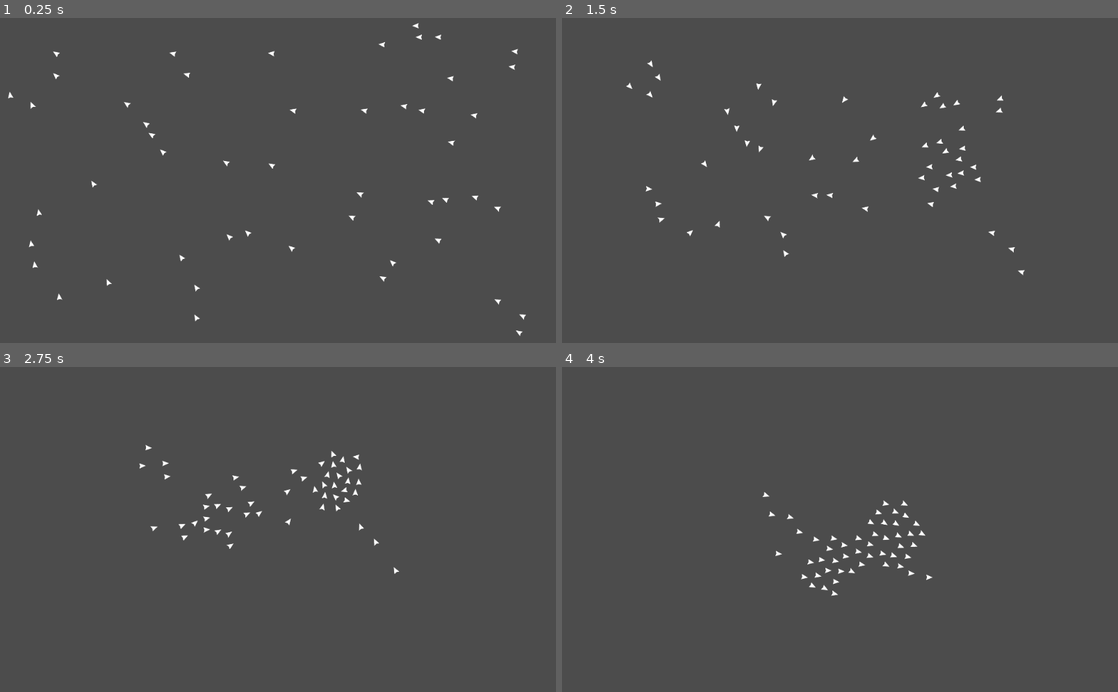
Above: before the commit, frames 1-4 (two rows, left to right).
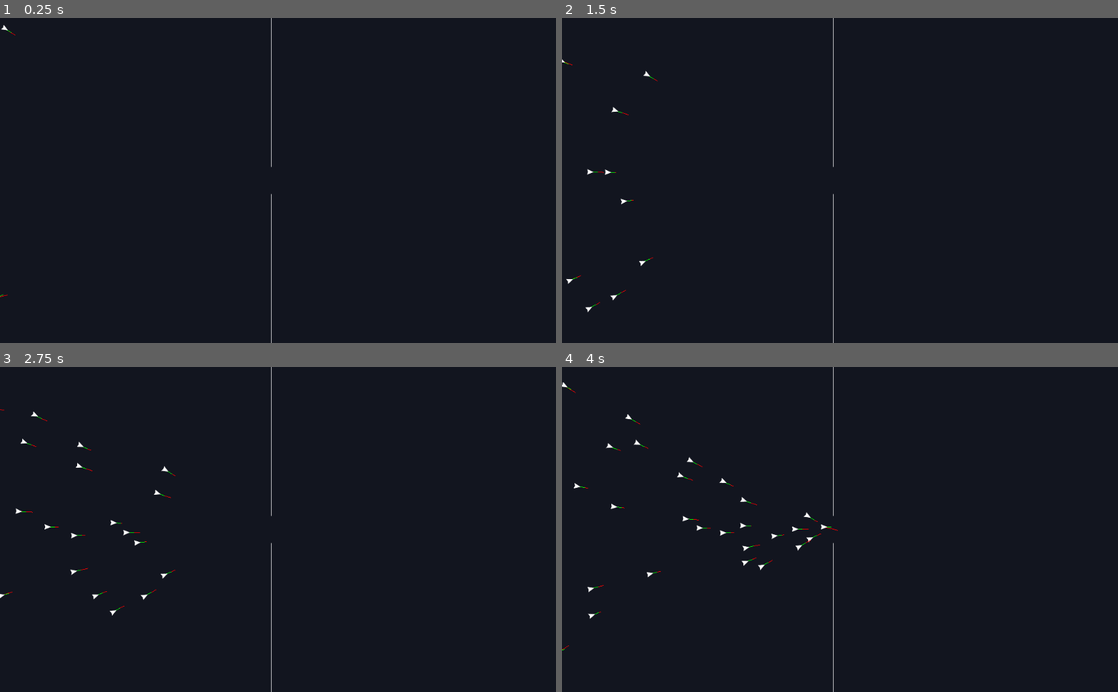
Above: after the commit, the same moments.

Repository: huumpf/steer
Game: Godot game, scene res://world.tscn
The game is run twice, just before and just after one commit, with the same random seed, the same clock (stepped at 60 frames per second) and the same inputs.
Inputs (mouse positions are in pixels of both pictures, inside the frame that each line leads up to):
- Up to frame 1 (0.25 s): no input
- Up to frame 2 (1.5 s): move the mouse to (962, 164) at 0.52 s; move the mouse to (728, 196) at 1.27 s
- Up to frame 3 (2.75 s): move the mouse to (333, 458) at 2.02 s
- Up to frame 4 (4 s): move the mouse to (812, 594) at 2.77 s; move the mouse to (1006, 578) at 3.52 s

The runs differ from the first frame. In frame 1, 100% of the frame differs, in the area x 0-100%, y 0-100%; in frame 2, 100%; in frame 3, 100%; in frame 4, 100%.

Commit message:
Working collision avoidance for walls

Diff:
--- a/Sense.gd
+++ /dev/null
@@ -1,36 +0,0 @@
-# SENSOR MANAGER
-# These are functions to make a ship sense it's own environment
-
-extends Node
-
-# GET NODES
-onready var host = get_parent()
-onready var world = get_node('../../../world')
-
-# CONFIG
-export var SENSE_FUTURE_T = 5 # Multiplier for velocity to get own future position in T steps
-
-##################################################
-# SENSORS
-
-# Returns own posision in T steps as Vector2
-func futurePos():
-	var futurePos = host.position + (host.velocity * SENSE_FUTURE_T)
-	return futurePos
-
-# Returns all other ships as array
-func otherShips():
-	var ships = []
-	var allShips = world.ships
-	for s in allShips:
-		if s.id != host.id:
-			ships.append(s)
-	return ships
-
-# Returns ships where a collision would happen in T steps as array
-func shipCollisions(_otherShips :Array):
-	var collisions = []
-	for s in host.otherShips:
-		if host.futurePos.distance_to(s.futurePos) <= s.r:
-			collisions.append(s)
-	return collisions
--- a/project.godot
+++ b/project.godot
@@ -21,4 +21,5 @@
 
 [rendering]
 
+environment/default_clear_color=Color( 0.0745098, 0.0862745, 0.12549, 1 )
 environment/default_environment="res://default_env.tres"
--- a/ship.gd
+++ b/scripts/ship.gd
@@ -1,9 +1,10 @@
 extends Node2D
 
 # GET NODES
-onready var sprite = get_node("Sprite") # Plane sprite
 onready var steer = get_node("Steer") # Scripts for steering behaviors
 onready var sense = get_node("Sense") # Scripts for sensing own surrounding
+onready var plan = get_node("Plan") # Scripts for making plans on what to do
+onready var data = get_node("Data") # Data storage
 
 # CONFIG
 export var MAX_DEFAULT_VELOCITY = 1 # Length on each axis
@@ -15,22 +16,18 @@
 
 # MOVEMENT
 var velocity = Vector2() # Ship's current velocity
-var steerForce = Vector2()
 var maxSpeed # Maximum length of velocity vector
 
 # SENSORS AND DETECTION
-var r # Ship's radius for collisions detection
-var futurePos = Vector2()
-var otherShips = []
-var shipCollisions = []
+var r # Ship's radius for collision-detection
+var futurePos = Vector2() # Ships future position
+var shipCollisions = [] # Ship-collisions, given futurePos
+var wallCollisions = [] # Wall-collisions, given futurePos
 
 ##################################################
 # INIT
 
 func _ready():
-	# Init position
-	position.x = randf() * get_viewport().size.x
-	position.y = randf() * get_viewport().size.y
 	# Init velocity
 	velocity.x = (randf() * (MAX_DEFAULT_VELOCITY * 2)) - MAX_DEFAULT_VELOCITY
 	velocity.y = (randf() * (MAX_DEFAULT_VELOCITY * 2)) - MAX_DEFAULT_VELOCITY
@@ -40,9 +37,9 @@
 	r = BODY_RADIUS
 
 func _draw():
-	pass
-#    draw_line(Vector2(0,0), velocity * 10, Color(255, 0, 0), 1)
-#    draw_line(Vector2(0,0), steerForce * 10, Color(0, 255, 0), 1)
+#	pass
+    draw_line(Vector2(0,0), velocity * 10, Color(255, 0, 0), 1)
+    draw_line(Vector2(0,0), data.steerForce * 30, Color(0, 255, 0), 1)
 
 ##################################################
 # PROCESS
@@ -51,21 +48,22 @@
 
 	# Sense
 	futurePos = sense.futurePos()
-	otherShips = sense.otherShips()
-	shipCollisions = sense.shipCollisions(otherShips)
+	shipCollisions = sense.shipCollisions()
+	wallCollisions = sense.wallCollisions()
 
 	# Steer
 #	steer.wander()
-	steer.seek("mouse")
-#	if position.distance_to(get_viewport().get_mouse_position()) < 100:
-#		steer.flee("mouse")
+#	steer.seek("mouse")
+	steer.seek(plan.targets[0])
+#	steer.flee("mouse")
 	if shipCollisions.size() > 0:
 		steer.avoid(shipCollisions)
+	if wallCollisions.size() > 0:
+		steer.avoid(wallCollisions)
 	steer.update()
 
 	# Other
-	edge()
-	sprite.rotation = velocity.angle()
+#	edge()
 	# Reset
 	shipCollisions = []
 	update()
@@ -83,5 +81,6 @@
 	if position.y < 0:
 		position.y = get_viewport().size.y
 
-func test():
-	print("TEST ==> Ship id ", id)
+func terminate():
+	sense.world.ships.erase(self)
+	self.queue_free()
--- /dev/null
+++ b/scripts/ship_data.gd
@@ -0,0 +1,23 @@
+extends Node
+
+#onready var host = get_parent()
+
+#var MED_VELOCITY_FRAMES = 10 # No of Frames calculated into median velocity
+
+#var medianVelocity = Vector2()
+#var velocities = []
+var steerForce = Vector2()
+
+func _ready():
+	pass
+
+#func _process(delta):
+#	calcMedianVelocity()
+#
+#func calcMedianVelocity():
+#	velocities.insert(0, host.velocity)
+#	if velocities.size() > MED_VELOCITY_FRAMES:
+#		velocities.remove(MED_VELOCITY_FRAMES)
+#	medianVelocity = Vector2()
+#	for v in velocities:
+#		medianVelocity += v
--- /dev/null
+++ b/scripts/ship_plan.gd
@@ -0,0 +1,19 @@
+extends Node2D
+
+onready var host = get_parent()
+var targets = []
+
+func _ready():
+	pass
+
+func _process(delta):
+	checkIfTargetIsReached()
+	if targets.size() == 0:
+		host.terminate()
+		return
+
+func checkIfTargetIsReached():
+	var t1 = targets[0]
+	var dist = t1 - host.position
+	if dist.length() < host.r:
+		targets.erase(t1)
--- /dev/null
+++ b/scripts/ship_sense.gd
@@ -0,0 +1,48 @@
+# SENSOR MANAGER
+# These are functions to make a ship sense it's own environment
+
+extends Node
+
+# GET NODES
+onready var host = get_parent()
+onready var world = get_node('../../../world')
+
+# CONFIG
+export var SENSE_FUTURE_T = 5 # Multiplier for velocity to get own future position in T steps
+
+##################################################
+# SENSORS
+
+# Returns own posision in T steps as Vector2
+func futurePos():
+	var futurePos = host.position + (host.velocity * SENSE_FUTURE_T)
+	return futurePos
+
+# Returns ships where a collision would happen in T steps as array
+func shipCollisions():
+	var collisions = []
+	for s in world.ships:
+		if host.futurePos.distance_to(s.futurePos) <= s.r and s.id != host.id:
+			collisions.append(s.futurePos)
+	return collisions
+
+func wallCollisions():
+	var collisions = []
+	for w in world.walls:
+		var closest = getClosestPointToWall(w)
+		var dist_v = host.futurePos - closest
+		if (dist_v.length() < host.r):
+			collisions.append(closest)
+	return collisions
+
+func getClosestPointToWall(wall):
+	var pt_v = host.position - wall.a
+	var w_unit = wall.v.normalized()
+	var projLen = pt_v.dot(w_unit)
+	if (projLen< 0):
+		return wall.a
+	if (projLen > wall.v.length()):
+		return wall.b
+	var projVec = w_unit * projLen
+	var closest = projVec + wall.a
+	return closest
--- /dev/null
+++ b/scripts/ship_sprite.gd
@@ -0,0 +1,11 @@
+extends Sprite
+
+onready var host = get_parent()
+
+func _ready():
+	pass
+
+func _process(delta):
+#	rotation = host.data.medianVelocity.angle()
+	var desiredVel = host.plan.targets[0] - host.position
+	rotation = desiredVel.angle()
--- a/steer.gd
+++ b/scripts/ship_steer.gd
@@ -22,9 +22,9 @@
 # MOVE BASED ON STEER AND BRAKE
 
 func update():
-	host.steerForce = Vector2(steer.x, steer.y)
 	# Apply steer to Velocity
 	steer = steer.clamped(MAX_FORCE)
+	host.data.steerForce = steer
 	host.velocity += steer
 	# Move based on velocity
 	host.velocity = host.velocity.clamped(host.maxSpeed)
@@ -35,13 +35,24 @@
 #####################################################
 # BEHAVIOR ROUTER
 
-func seek(_target :String):
-	match _target:
-		"mouse": applySeek(get_viewport().get_mouse_position())
+func seek(_target):
+	if _target is Vector2:
+		applySeek(_target)
+
+func seekAndArrive(_target):
+	if _target is String:
+		match _target:
+			"mouse": applySeekAndArrive(get_viewport().get_mouse_position())
+			"center": applySeekAndArrive(Vector2(get_viewport().size.x-250, get_viewport().size.y/2))
+	if _target is Vector2:
+		applySeekAndArrive(_target)
 
 func flee(_target :String):
 	match _target:
-		"mouse": applyFlee(get_viewport().get_mouse_position())
+		"mouse":
+			var mousePos = get_viewport().get_mouse_position()
+			if position.distance_to(mousePos) < 100:
+				applyFlee(mousePos)
 
 func avoid(_obstacles :Array):
 	if _obstacles.size() != 0:
@@ -54,8 +65,15 @@
 # APPLY BEHAVIORS TO THE ACCUMULATED STEERING FORCE
 
 # SEEK
+# Seek a target
+func applySeek(_target :Vector2):
+	var force = _target - host.position
+	force = force.normalized() * host.maxSpeed
+	steer += force
+
+# SEEK AND ARRIVE
 # Seek a target and arrive smoovely at it
-func applySeek(_target :Vector2):
+func applySeekAndArrive(_target :Vector2):
 	var force = _target - host.position
 	var distance = force.length()
 	force = force.normalized() * host.maxSpeed
@@ -73,14 +91,14 @@
 
 # AVOID
 # Avoiding obstacles or other ships
-func applyAvoid(_obstacles :Array):
+func applyAvoid(_obstacles :Array): # Takes Vectors
 	var force
 	var mostThreatening = _obstacles[0]
 	if _obstacles.size() > 1:
 		for o in _obstacles:
-			if host.futurePos.distance_to(o.futurePos) < host.futurePos.distance_to(mostThreatening.futurePos):
+			if host.futurePos.distance_to(o) < host.futurePos.distance_to(mostThreatening):
 				mostThreatening = o
-	force = host.futurePos - mostThreatening.futurePos
+	force = host.futurePos - mostThreatening
 	steer += force
 
 # WANDER
--- /dev/null
+++ b/scripts/wall.gd
@@ -0,0 +1,16 @@
+extends Node2D
+
+var a = Vector2()
+var b = Vector2()
+var v = Vector2()
+
+func init(_a :Vector2, _b :Vector2):
+	a = _a
+	b = _b
+	v = b - a
+
+func _ready():
+	pass
+
+func _draw():
+    draw_line(a, b, Color(255, 255, 255), 1)
--- /dev/null
+++ b/scripts/world.gd
@@ -0,0 +1,53 @@
+extends Node2D
+
+# LOAD
+var scn_ship = preload("res://ship.tscn")
+var scn_wall = preload("res://wall.tscn")
+
+# CONFIG
+var SHIP_COUNT = 10
+
+# GLOBAL VARS
+var timer = null
+var idC = 0
+var ships = []
+var walls = []
+
+func _ready():
+	timer = Timer.new()
+	add_child(timer)
+	timer.connect("timeout", self, "addShipAtLeftSide")
+	timer.set_wait_time(0.15)
+	timer.start()
+
+	initWalls()
+	addShipAtLeftSide()
+
+###############################################################
+# ADD INSTANCES
+
+func initWalls():
+	addWall(Vector2(500, 0), Vector2(500, 275))
+	addWall(Vector2(500, 325), Vector2(500, 800))
+
+# Random positions
+func addShipAtLeftSide():
+	var x = -20
+	var y = randf() * get_viewport().size.y
+	var targets = [Vector2(495, 300), Vector2(1200, 300)]
+	addShip(Vector2(x, y), targets)
+
+func addWall(a :Vector2, b :Vector2):
+	var wall = scn_wall.instance()
+	wall.init(a, b)
+	add_child(wall)
+	walls.append(wall)
+
+func addShip(pos, targets):
+	var ship = scn_ship.instance()
+	ship.position = pos
+	add_child(ship)
+	ship.id = idC
+	idC += 1
+	ship.plan.targets = targets
+	ships.append(ship)
--- a/ship.tscn
+++ b/ship.tscn
@@ -1,9 +1,12 @@
-[gd_scene load_steps=5 format=2]
+[gd_scene load_steps=8 format=2]
 
-[ext_resource path="res://ship.gd" type="Script" id=1]
+[ext_resource path="res://scripts/ship.gd" type="Script" id=1]
 [ext_resource path="res://img/plane.png" type="Texture" id=2]
-[ext_resource path="res://steer.gd" type="Script" id=3]
-[ext_resource path="res://Sense.gd" type="Script" id=4]
+[ext_resource path="res://scripts/ship_sprite.gd" type="Script" id=3]
+[ext_resource path="res://scripts/ship_steer.gd" type="Script" id=4]
+[ext_resource path="res://scripts/ship_sense.gd" type="Script" id=5]
+[ext_resource path="res://scripts/ship_plan.gd" type="Script" id=6]
+[ext_resource path="res://scripts/ship_data.gd" type="Script" id=7]
 
 [node name="ship" type="Node2D"]
 script = ExtResource( 1 )
@@ -12,9 +15,16 @@
 position = Vector2( 1, 0 )
 scale = Vector2( 0.3, 0.5 )
 texture = ExtResource( 2 )
+script = ExtResource( 3 )
 
 [node name="Steer" type="Node2D" parent="."]
-script = ExtResource( 3 )
+script = ExtResource( 4 )
 
-[node name="Sense" type="Node" parent="."]
-script = ExtResource( 4 )
+[node name="Sense" type="Node2D" parent="."]
+script = ExtResource( 5 )
+
+[node name="Plan" type="Node2D" parent="."]
+script = ExtResource( 6 )
+
+[node name="Data" type="Node" parent="."]
+script = ExtResource( 7 )
--- /dev/null
+++ b/wall.tscn
@@ -0,0 +1,6 @@
+[gd_scene load_steps=2 format=2]
+
+[ext_resource path="res://scripts/wall.gd" type="Script" id=1]
+
+[node name="wall" type="Node2D"]
+script = ExtResource( 1 )
--- a/world.gd
+++ /dev/null
@@ -1,23 +0,0 @@
-extends Node2D
-
-# LOAD
-var scn_ship = preload("res://ship.tscn")
-
-# CONFIG
-export var SHIP_COUNT = 10
-
-# GLOBAL VARS
-var ships = []
-
-func _ready():
-	initShips()
-
-func initShips():
-	for i in range (SHIP_COUNT):
-		var ship = scn_ship.instance()
-		add_child(ship)
-		ship.id = i
-		ships.append(ship)
-
-func test():
-	print("TEST ==> world up yo")
--- a/world.tscn
+++ b/world.tscn
@@ -1,7 +1,6 @@
 [gd_scene load_steps=2 format=2]
 
-[ext_resource path="res://world.gd" type="Script" id=1]
+[ext_resource path="res://scripts/world.gd" type="Script" id=1]
 
 [node name="world" type="Node2D"]
 script = ExtResource( 1 )
-SHIP_COUNT = 50
